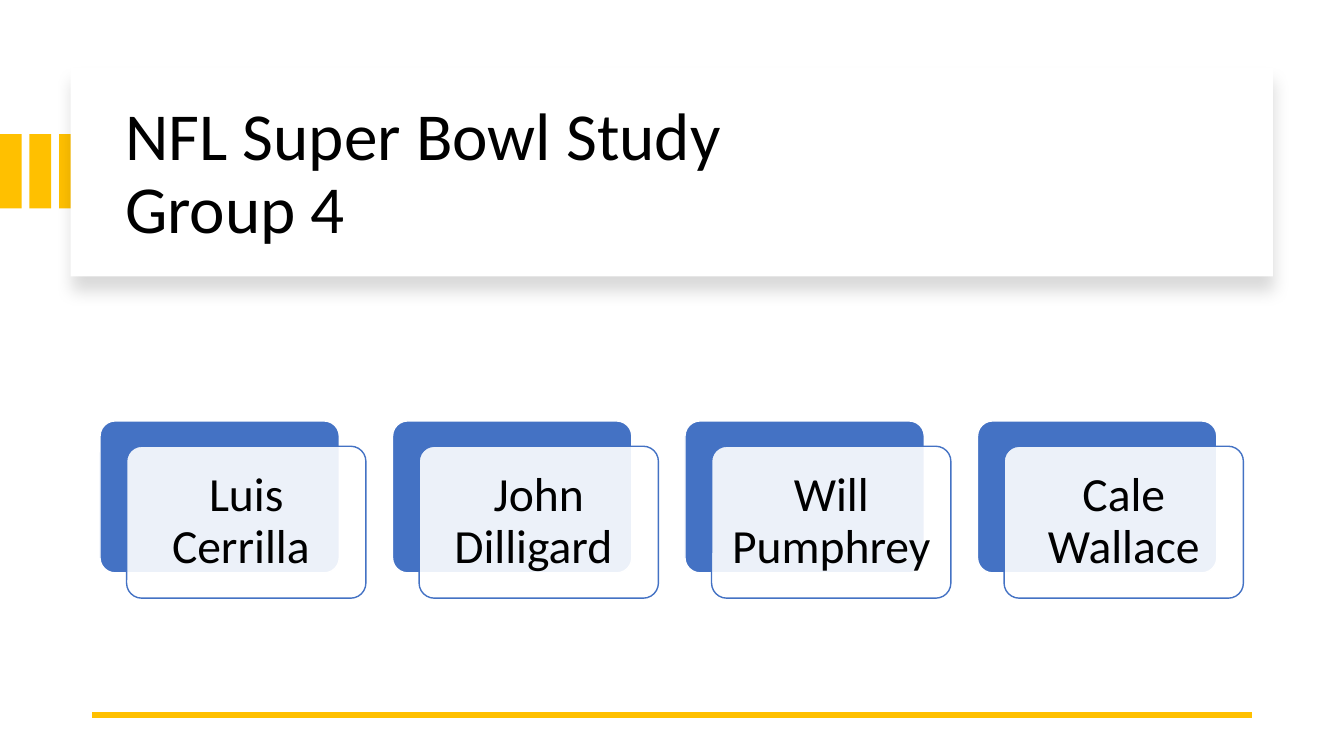
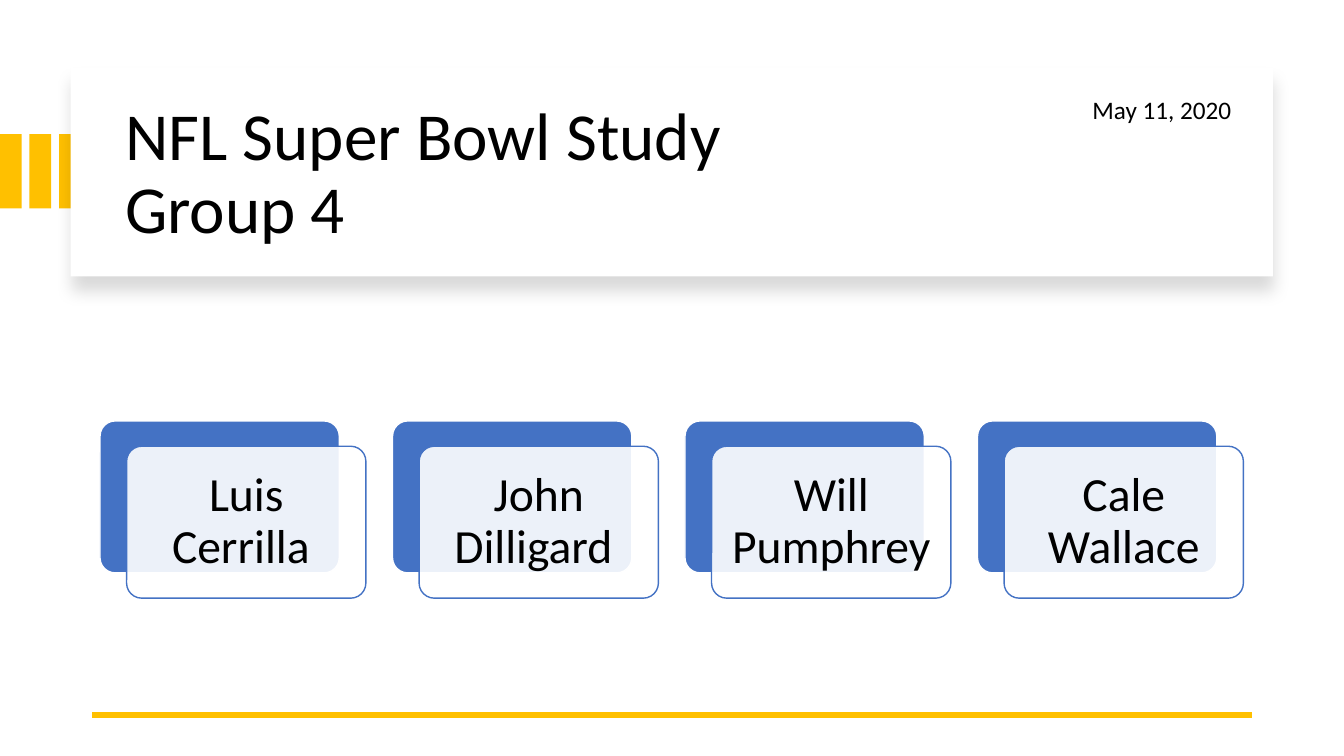
Before and after one commit to IILuisII/Project-1, a slide deck: slide 1 of Presentation draft.pptx. Drawn at 1344x756 pixels with LibreOffice and Linux fonts; fonts in the diff are those of the drawing. Boxes give left, top, right and bottom in pixels: in the first picture for what was removed or moved away, otherwise in the second. Text is boxed around its words. In the diff, an @@ line names an element or a change of style, - is before the commit and + after.

```diff
--- a/Presentation draft.pptx
+++ b/Presentation draft.pptx
@@ text added at (1092,102,1231,123), 18 pt, text #000000 @@
+May 11, 2020
```
Also in this commit, not shown: 1 other slide changed, 3 slides added.
